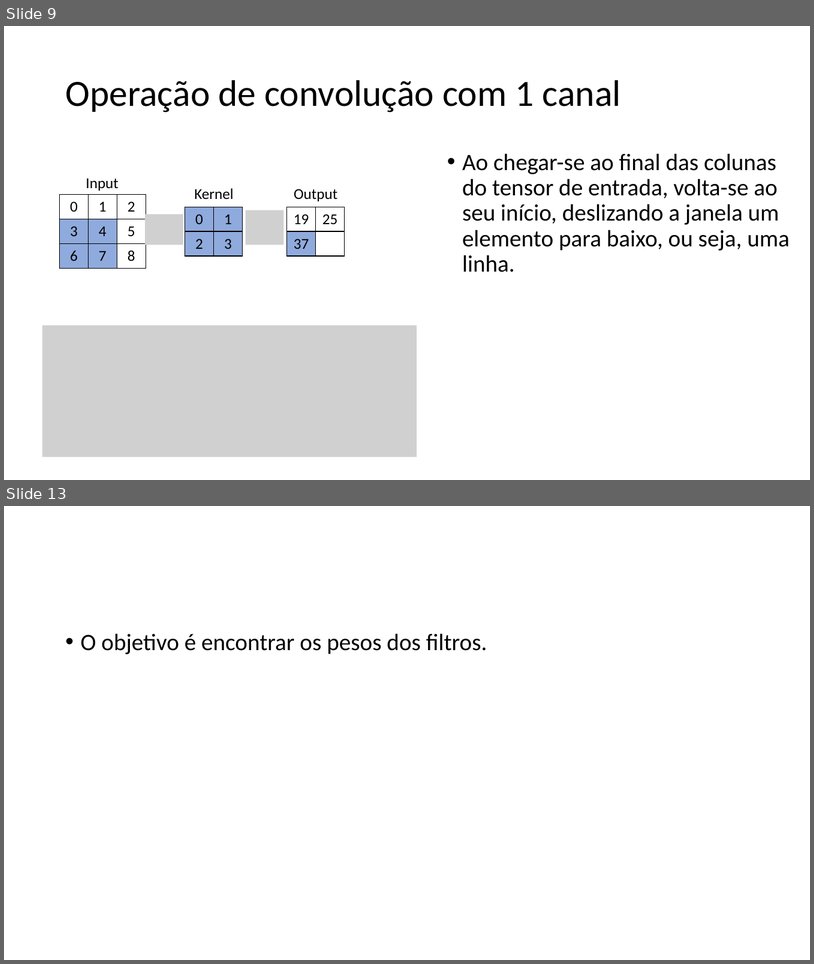
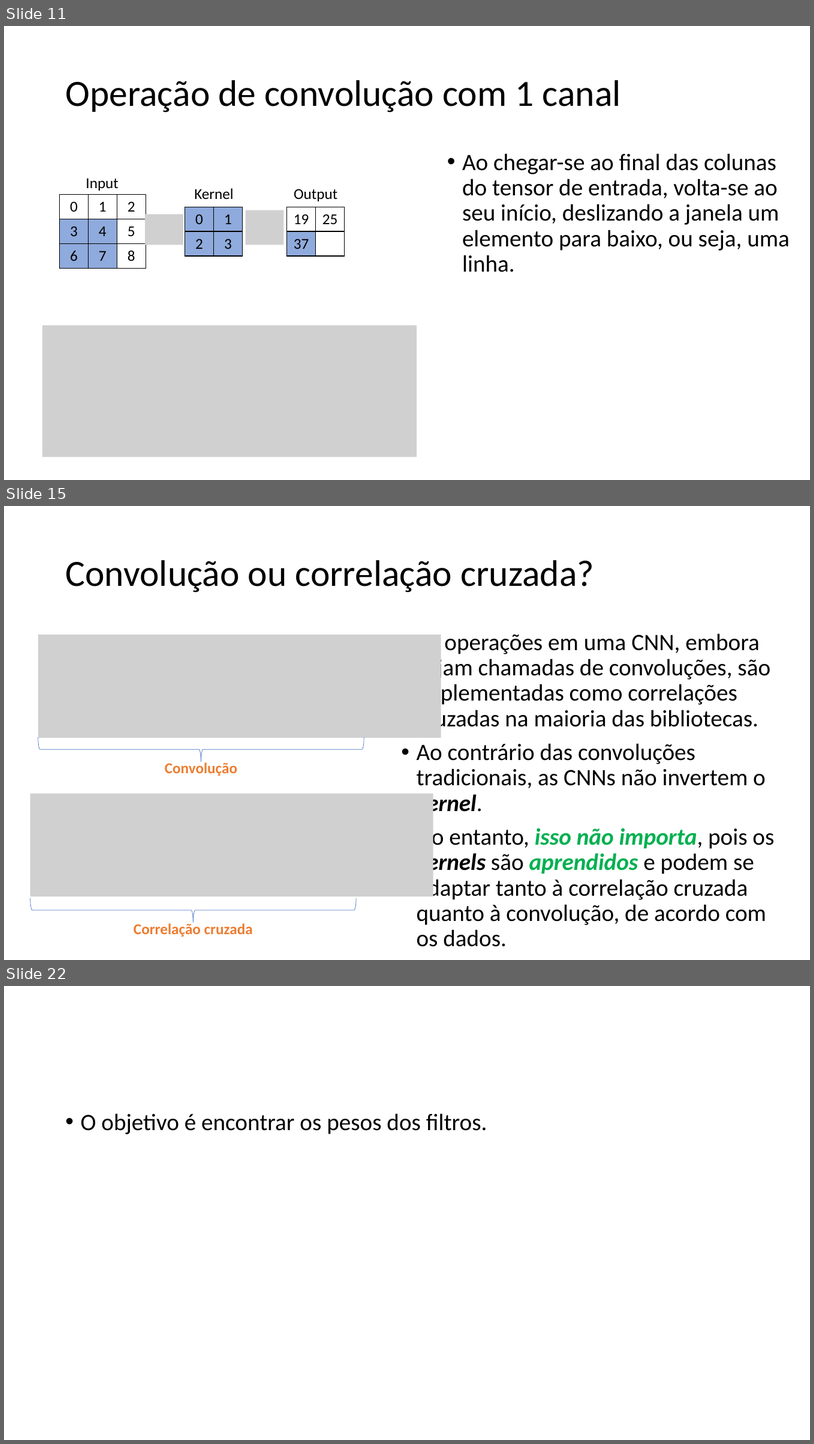
Before and after one commit to zz4fap/tp557-iot-ml, a slide deck: slides/TP557_12_Introduzindo_convoluções.pptx. Shown one above the other, each under a label of ours: slides 9 and 13 before the commit, slides 11, 15 and 22 after it; the slides between them are not shown. The pictures are 814x964 and 814x1444 pixels, drawn with LibreOffice and Linux fonts; fonts in the diff are those of the drawing; grey boxes stand for pictures. Boxes give left, top, right and bottom in pixels: in the first picture for what was removed or moved away, otherwise in the second. Text is boxed around its words. In the diff, an @@ line names an element or a change of style, - is before the commit and + after.

```diff
--- a/slides/TP557_12_Introduzindo_convoluções.pptx
+++ b/slides/TP557_12_Introduzindo_convoluções.pptx
@@ slide 15 added at <box>4,506,810,960</box>, background #FFFFFF @@
@@ title added at <box>65,560,594,592</box>, 44 pt, text #000000 @@
+Convolução ou correlação cruzada?
@@ text added at <box>417,630,774,946</box>, 28 pt, text #000000 @@
+• As operações em uma CNN, embora sejam chamadas de convoluções, são implementadas como correlações cruzadas na maioria das bibliotecas.
+• Ao contrário das convoluções tradicionais, as CNNs não invertem o kernel.
+• No entanto, isso não importa, pois os kernels são aprendidos e podem se adaptar tanto à correlação cruzada quanto à convolução, de acordo com os dados.
@@ picture added at <box>38,635,441,738</box> @@
@@ left brace added at <box>38,738,364,762</box>, outline #4472C4 0.5 pt @@
@@ text added at <box>165,761,237,775</box>, 18 pt, text #ED7D31, bold @@
+Convolução
@@ picture added at <box>30,793,434,896</box> @@
@@ left brace added at <box>30,898,356,922</box>, outline #4472C4 0.5 pt @@
@@ text added at <box>134,921,253,936</box>, 18 pt, text #ED7D31, bold @@
+Correlação cruzada
@@ what was slide 9 is now slide 11 @@
@@ what was slide 13 is now slide 22 @@
```
Also in this commit, not shown: 3 slides changed, 13 other slides added, 1 slide removed, 4 other files.
